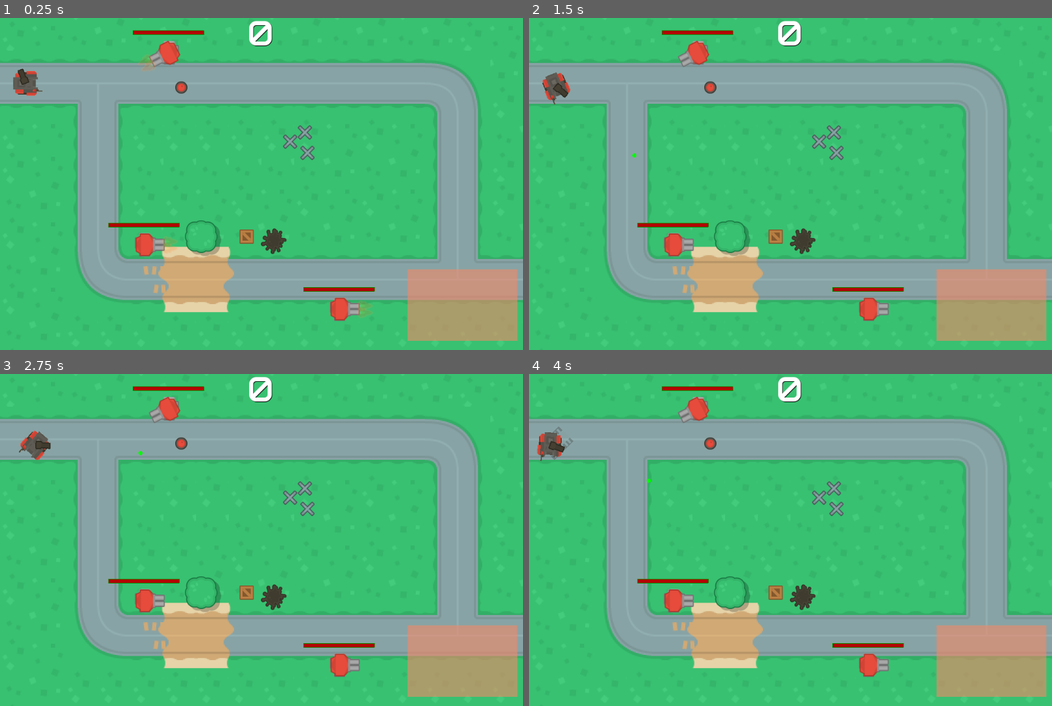
Above: before the commit, frames 1-4 (two rows, left to right).
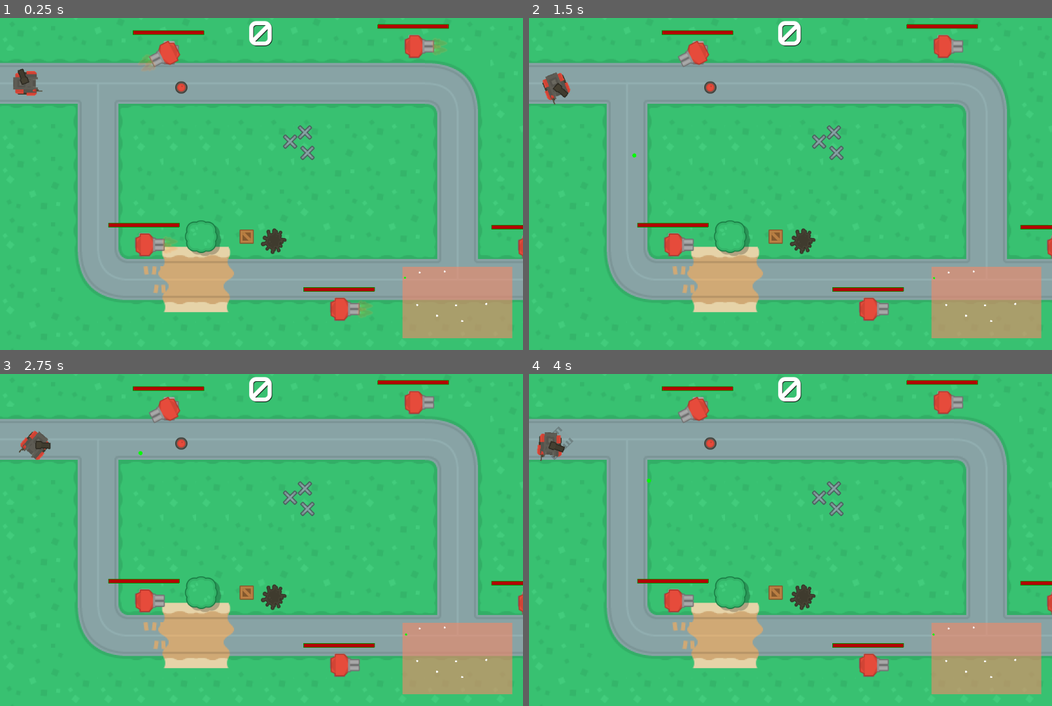
Above: after the commit, the same moments.

Repository: soapmactavish23/rogue_tank
Game: Godot game, scene res://scenes/game.tscn
Same seed, same stepped clock (60 frames per second), same inputs: the game is played once before the commit and once after it.
Inputs (mouse positions are in pixels of both pictures, inside the frame that each line leads up to):
- Up to frame 1 (0.25 s): no input
- Up to frame 2 (1.5 s): move the mouse to (905, 167) at 0.52 s; hold Right (ui_right) 0.53-1.28 s; right-click (905, 167) at 0.6 s; move the mouse to (685, 200) at 1.27 s; hold Down (ui_down) from 1.28 s (still down); right-click (685, 200) at 1.35 s
- Up to frame 3 (2.75 s): move the mouse to (313, 466) at 2.02 s; release Down (ui_down) at 2.03 s; hold Right (ui_right) from 2.03 s (still down); right-click (313, 466) at 2.1 s
- Up to frame 4 (4 s): move the mouse to (764, 606) at 2.77 s; release Right (ui_right) at 2.78 s; hold Up (ui_up) 2.78-3.53 s; right-click (764, 606) at 2.85 s; move the mouse to (947, 589) at 3.52 s; hold Left (ui_left) from 3.53 s (still down); right-click (947, 589) at 3.6 s

The runs differ from the first frame. In frame 1, 1.5% of the frame differs, in the area x 72-100%, y 1-98%; in frame 2, 1.5%; in frame 3, 1.5%; in frame 4, 1.5%.

Commit message:
78. 74 - Radar quadrado 2

Diff:
--- /dev/null
+++ b/radar_square_tilemap_calc.gd
@@ -0,0 +1,10 @@
+extends Node
+
+export(NodePath) var tilemap
+
+func _ready():
+	if tilemap:
+		tilemap = get_node(tilemap)
+		if tilemap is TileMap:
+			var area_size = (tilemap.cell_size * tilemap.get_used_rect().size)
+			get_parent().area_size = area_size
--- a/scenes/game.tscn
+++ b/scenes/game.tscn
@@ -11,7 +11,8 @@
 [ext_resource path="res://scenes/oilSpill_large.tscn" type="PackedScene" id=9]
 [ext_resource path="res://scenes/crateWood.tscn" type="PackedScene" id=10]
 [ext_resource path="res://scenes/barrelBlack_top.tscn" type="PackedScene" id=11]
-[ext_resource path="res://scripts/radar_square.gd" type="Script" id=12]
+[ext_resource path="res://scenes/radar_square.tscn" type="PackedScene" id=12]
+[ext_resource path="res://scenes/radar_square_tilemap_calc.tscn" type="PackedScene" id=13]
 
 [sub_resource type="DynamicFont" id=1]
 size = 50
@@ -31,7 +32,7 @@
 current = true
 limit_left = 0
 limit_top = 0
-limit_right = 1920
+limit_right = 2048
 limit_bottom = 0
 script = ExtResource( 4 )
 
@@ -66,6 +67,18 @@
 [node name="turret_02" parent="." instance=ExtResource( 5 )]
 position = Vector2( 283.217, 444.14 )
 
+[node name="turret_04" parent="." instance=ExtResource( 5 )]
+position = Vector2( 810.774, 55.7682 )
+
+[node name="turret_05" parent="." instance=ExtResource( 5 )]
+position = Vector2( 1033.02, 448.63 )
+
+[node name="turret_06" parent="." instance=ExtResource( 5 )]
+position = Vector2( 1612.21, 432.915 )
+
+[node name="turret_07" parent="." instance=ExtResource( 5 )]
+position = Vector2( 1147.51, 632.714 )
+
 [node name="turret_03" parent="." instance=ExtResource( 5 )]
 position = Vector2( 665.054, 570.005 )
 
@@ -82,14 +95,11 @@
 align = 1
 valign = 1
 
-[node name="radar_square" type="ColorRect" parent="HUD"]
-margin_left = 798.0
-margin_top = 492.0
-margin_right = 1013.0
-margin_bottom = 632.0
-color = Color( 0.952941, 0.533333, 0.403922, 0.603922 )
-script = ExtResource( 12 )
+[node name="radar_square" parent="HUD" instance=ExtResource( 12 )]
+margin_left = 787.968
+margin_top = 487.148
+margin_right = 1002.97
+margin_bottom = 627.148
+area_size = Vector2( 0, 0 )
 
-[node name="timer_update" type="Timer" parent="HUD/radar_square"]
-
-[connection signal="timeout" from="HUD/radar_square/timer_update" to="HUD/radar_square" method="_on_timer_update_timeout"]
+[node name="radar_square_tilemap_calc" parent="HUD/radar_square" instance=ExtResource( 13 )]
--- /dev/null
+++ b/scenes/radar_square.tscn
@@ -0,0 +1,16 @@
+[gd_scene load_steps=2 format=2]
+
+[ext_resource path="res://scripts/radar_square.gd" type="Script" id=1]
+
+[node name="radar_square" type="ColorRect"]
+margin_right = 215.0
+margin_bottom = 140.0
+color = Color( 0.952941, 0.533333, 0.403922, 0.603922 )
+script = ExtResource( 1 )
+area_size = Vector2( 2048, 900 )
+
+[node name="timer_update" type="Timer" parent="."]
+wait_time = 0.01
+autostart = true
+
+[connection signal="timeout" from="timer_update" to="." method="_on_timer_update_timeout"]
--- /dev/null
+++ b/scenes/radar_square_tilemap_calc.tscn
@@ -0,0 +1,7 @@
+[gd_scene load_steps=2 format=2]
+
+[ext_resource path="res://radar_square_tilemap_calc.gd" type="Script" id=1]
+
+[node name="radar_square_tilemap_calc" type="Node"]
+script = ExtResource( 1 )
+tilemap = NodePath("../../../ground")
--- a/scripts/bullet.gd
+++ b/scripts/bullet.gd
@@ -30,7 +30,6 @@
 	pass
 
 func _on_bullet_body_entered( body ):
-	print(body.collision_layer)
 	if body.collision_layer == 13 || body.is_in_group("player"):
 		autodestroy()
 
@@ -45,7 +44,6 @@
 	queue_free()
 
 func _on_bullet_area_entered(area):
-	print('aqui')
 	if area.has_method("hit"):
 		area.hit(damage, self)
 		autodestroy()
--- a/scripts/radar_square.gd
+++ b/scripts/radar_square.gd
@@ -10,7 +10,10 @@
 
 func _draw():
 	for re in get_tree().get_nodes_in_group("radar_entity"):
-		print(re)
+		draw_circle(re.global_position * rate, 2, Color(1, 1, 1, 1))
+
+	for p in get_tree().get_nodes_in_group("player"):
+		draw_circle(p.global_position * rate, 2, Color(0, 1, 0, 1))
 
 func _on_timer_update_timeout():
 	update()
--- a/scripts/turret_01.gd
+++ b/scripts/turret_01.gd
@@ -120,4 +120,5 @@
 		$explosion/anim.play("explode")
 		$stream/stream_explosion.play()
 		get_tree().call_group("camera", "shake", 5, 1)
+		remove_from_group("radar_entity")
 		GAME.add_score(250)
Not shown: 1 places in scenes/game.tscn that only renumber resources
